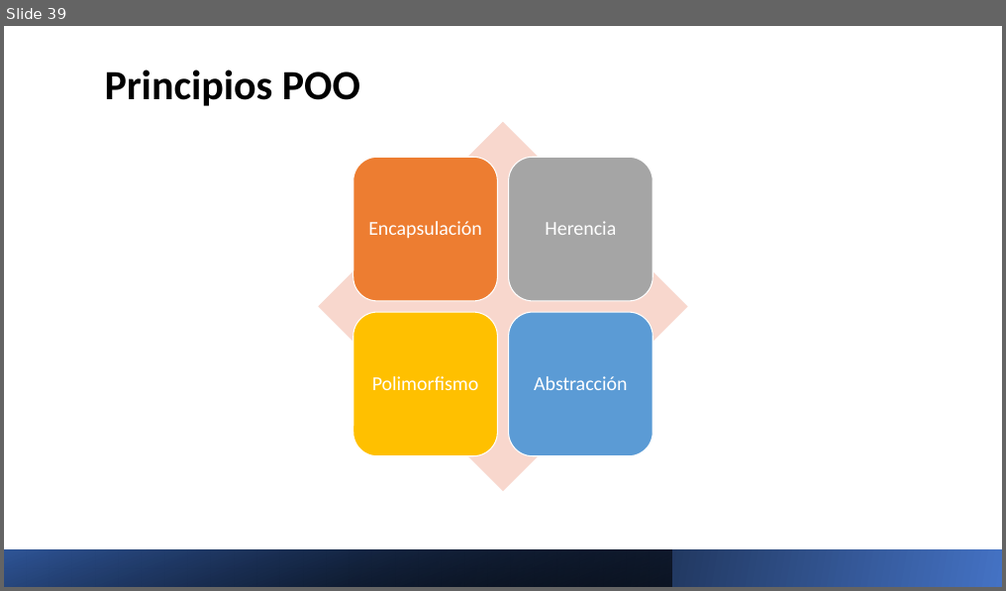
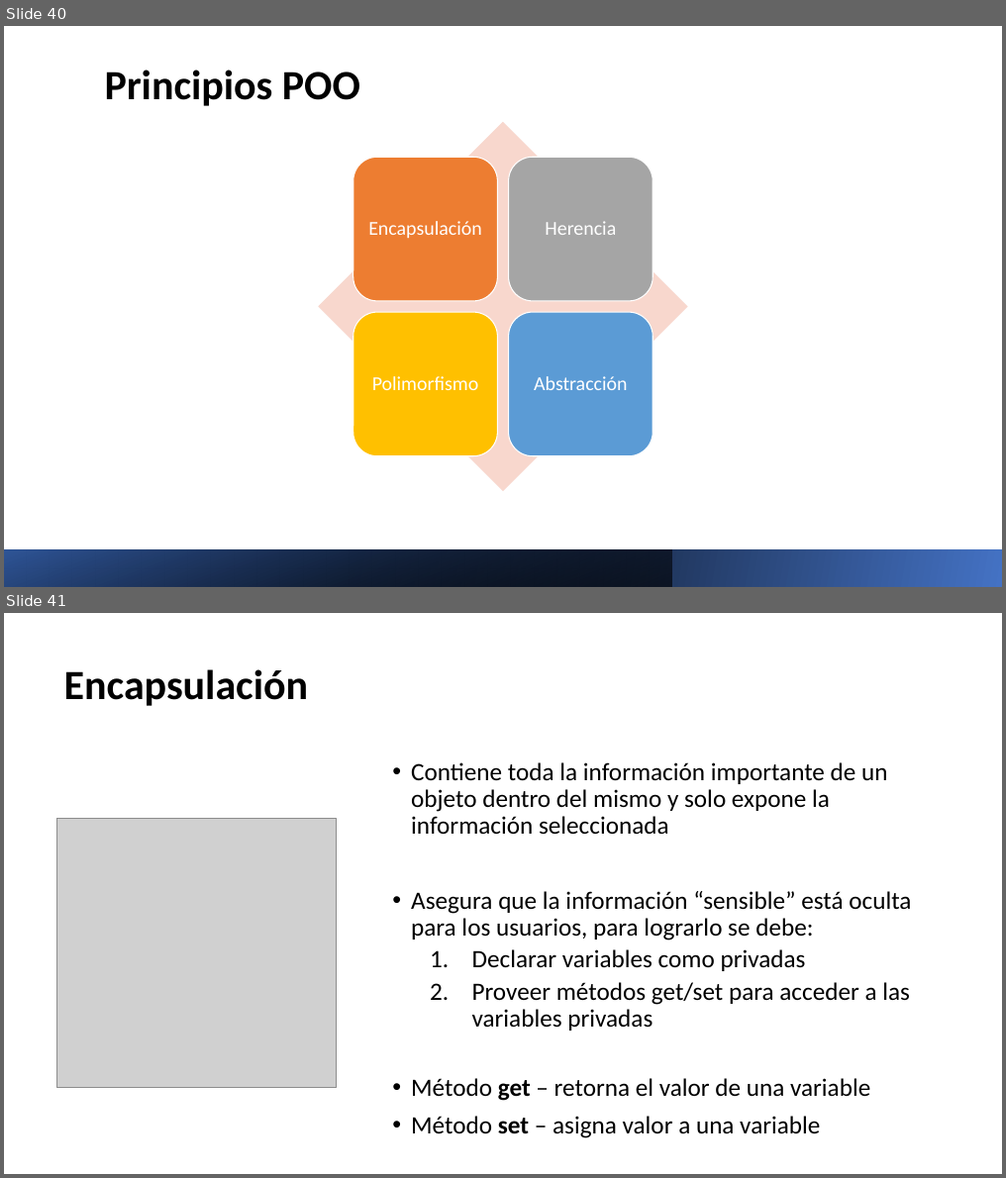
Before and after one commit to Charris1904/automation-qa-sessions, a slide deck: files/1. Java.pptx. Shown one above the other, each under a label of ours: slide 39 before the commit, slides 40 and 41 after it. The pictures are 1006x591 and 1006x1178 pixels, drawn with LibreOffice and Linux fonts; fonts in the diff are those of the drawing; grey boxes stand for pictures. Boxes give left, top, right and bottom in pixels: in the first picture for what was removed or moved away, otherwise in the second. Text is boxed around its words. In the diff, an @@ line names an element or a change of style, - is before the commit and + after.

```diff
--- a/files/1. Java.pptx
+++ b/files/1. Java.pptx
@@ slide 41 added at bbox=[4, 613, 1002, 1174], background #FFFFFF @@
@@ title added at bbox=[64, 669, 309, 706], 40 pt, text #000000, bold @@
+Encapsulación
@@ text added at bbox=[411, 762, 911, 1139], 24 pt, text #000000 @@
+• Contiene toda la información importante de un objeto dentro del mismo y solo expone la información seleccionada
+• Asegura que la información “sensible” está oculta para los usuarios, para lograrlo se debe:
+  1. Declarar variables como privadas
+  2. Proveer métodos get/set para acceder a las variables privadas
+• Método get – retorna el valor de una variable
+• Método set – asigna valor a una variable
@@ picture added at bbox=[56, 819, 337, 1088] @@
@@ what was slide 39 is now slide 40 @@
```
Also in this commit, not shown: 10 other slides added, 25 other files.
